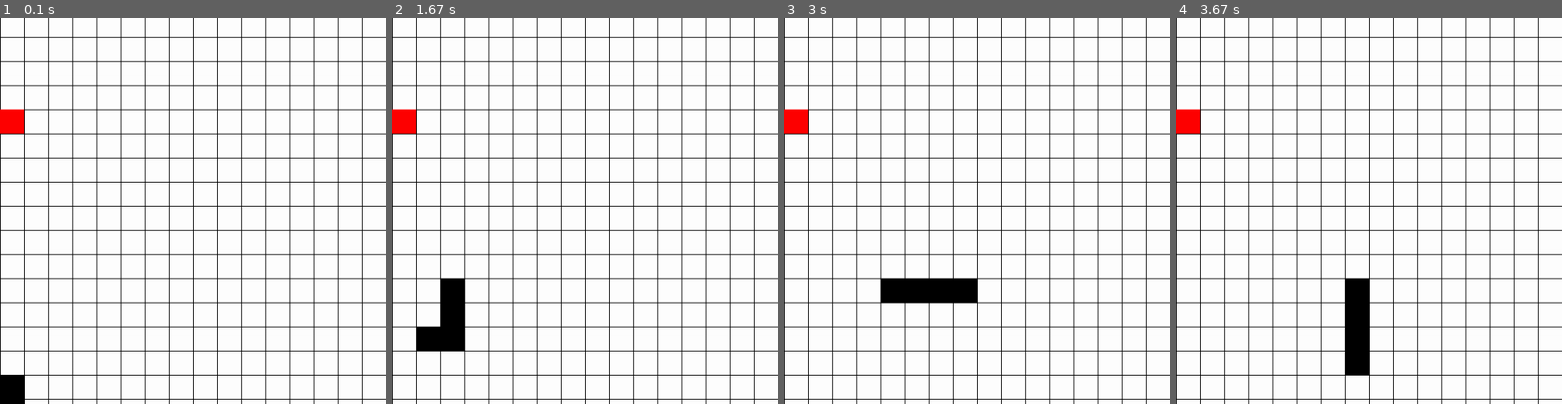
Above: before the commit, frames 1-4 (left to right).
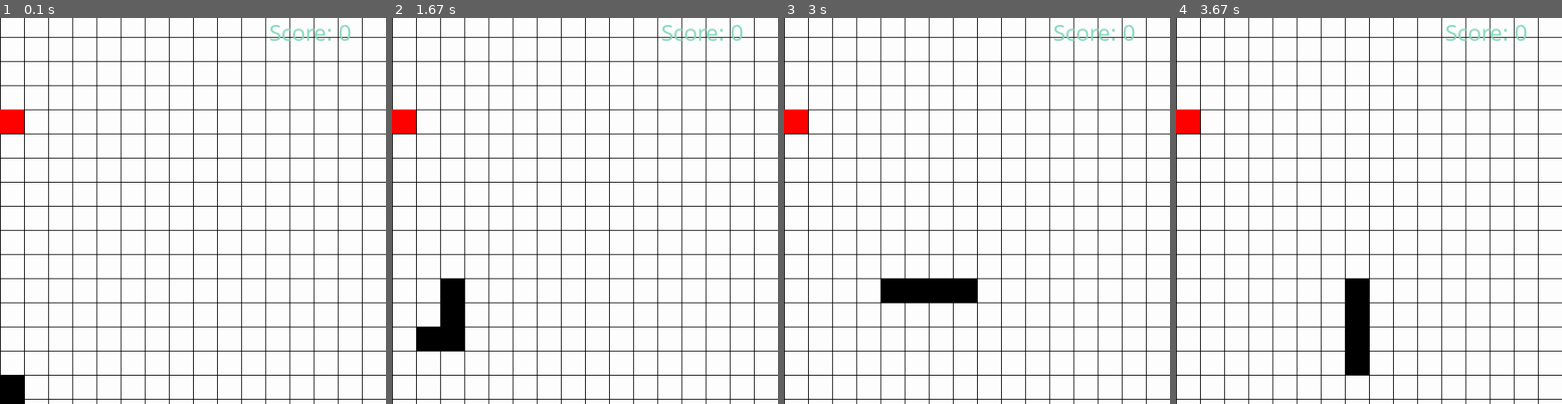
Above: after the commit, the same moments.

Repository: pretzelogical/snake-pygame
Game: pygame game, started from main.py
The game is run twice, just before and just after one commit, with the same random seed, the same clock (stepped at 60 frames per second) and the same inputs.
Inputs:
- Up to frame 1 (0.1 s): no input
- Up to frame 2 (1.67 s): hold Right 0.33-0.8 s; hold Up 0.83-1.3 s; hold Right from 1.33 s (still down)
- Up to frame 3 (3 s): release Right at 1.92 s; hold Down from 2.63 s (still down)
- Up to frame 4 (3.67 s): release Down at 3.32 s; hold Left from 3.35 s (still down)
The pictures show only the part of the screen within x 50-100%, y 4-54%; the shares and areas given below are measured in that part.

The runs differ from the first frame. In frame 1, 0.3% of the frame differs, in the area x 70-91%, y 1-6%; in frame 2, 0.3%; in frame 3, 0.3%; in frame 4, 0.3%.

Commit message:
add game over and score

Diff:
--- a/main.py
+++ b/main.py
@@ -14,6 +14,7 @@
 COL_BLACK = pygame.Color("black")
 COL_RED = pygame.Color("red")
 COL_DEBUG = pygame.Color("purple")
+COL_SCORE = pygame.Color("#83d9c0")
 # Font
 FONT = pygame.font.SysFont("Cantarell", 32)
 
@@ -153,6 +154,23 @@
         pygame.draw.rect(screen, block.color, block)
 
 
+def drawScore(screen, score):
+    """ Draws score """
+    scoreText = FONT.render(f"Score: {score}", True, COL_SCORE)
+    scoreTextRect = scoreText.get_rect()
+    scoreTextRect.center = (((SCREEN_SIZE // 3) * 3) - 100,
+                            (SCREEN_SIZE // 4) - 200)
+    screen.blit(scoreText, scoreTextRect)
+
+
+def drawGameOver(screen):
+    """ Draws Game Over """
+    gameOverText = FONT.render("Game Over", True, COL_RED)
+    gameOverTextRect = gameOverText.get_rect()
+    gameOverTextRect.center = (SCREEN_SIZE // 2, SCREEN_SIZE // 2)
+    screen.blit(gameOverText, gameOverTextRect)
+
+
 def testDraw(screen, frames):
     """ Draws testing info """
     frameText = FONT.render(f"{frames}", True, COL_RED)
@@ -180,6 +198,7 @@
 def doCollisions(blocks, food, score):
     positions = [x.pos for x in blocks]
     foodEaten = False
+    gameOver = False
     for pos in positions:
         if foodEaten:
             break
@@ -198,8 +217,9 @@
                     print(f"Snake died at {pos}")
                     blocks.append(Debug(GRID_SIZE, GRID_SIZE,
                                         GRID_SIZE, GRID_SIZE, pos=pos))
-
-    return blocks, food, score, foodEaten
+                gameOver = True
+
+    return blocks, food, score, foodEaten, gameOver
 
 
 def main():
@@ -214,6 +234,7 @@
     heading = pygame.K_UP
     score = 0
     foodEaten = False
+    gameOver = False
     if TESTING:
         print("Testing mode")
         print(blocks)
@@ -232,12 +253,17 @@
         # Game logic
         blocks = list(snake) + [food]
         Snake.move(heading, snake, foodEaten)
-        blocks, food, score, foodEaten = doCollisions(blocks, food, score)
+        blocks, food, score, \
+            foodEaten, gameOver = doCollisions(blocks, food, score)
 
         # Drawing logic
         screen.fill((255, 255, 255))
         drawGameGrid(screen)
         drawBlocks(screen, blocks)
+        drawScore(screen, score)
+        if gameOver:
+            drawGameOver(screen)
+            running = False
         if TESTING:
             frameCount += 1
             testDraw(screen, frameCount)
@@ -245,6 +271,10 @@
 
         pygame.display.flip()
         clock.tick(4)
+
+    if gameOver:
+        pygame.time.wait(2000)
+
     pygame.quit()
 
 
